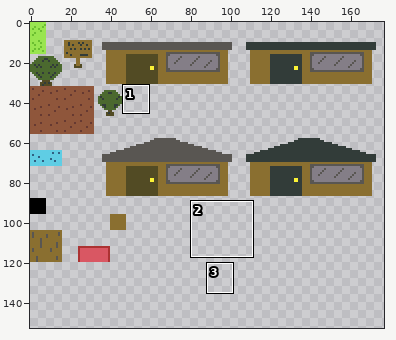
Pixel-art file: assets/gfx/tileset/scene_1.aseprite. The picture above shows the old version from afar; the outline marks the close-up.
Close-up. As it was:
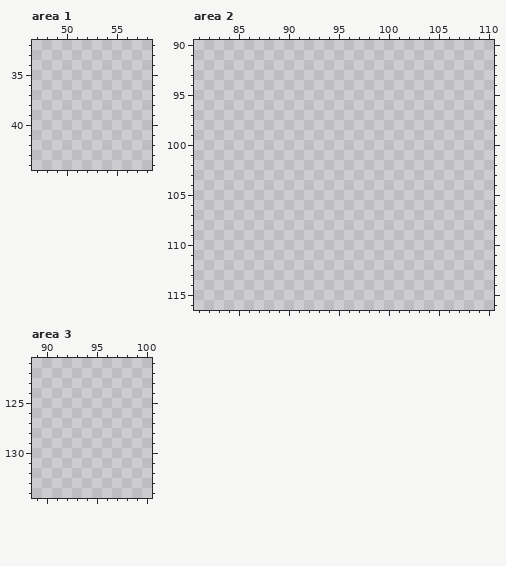
640x640 pixels, 1 frame. Shown: area 1: x 47..58, y 32..44; area 2: x 81..110, y 90..116; area 3: x 89..100, y 121..134. The wide view leaves out empty margins. The commit also changed other parts of the picture, which this record leaves out.
After:
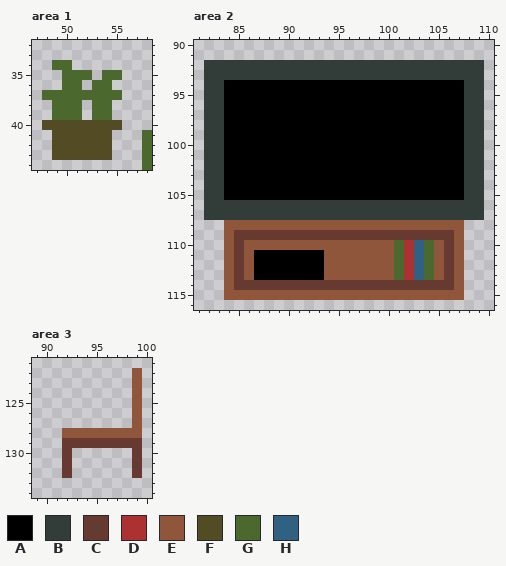
Palette (. is transparent): A #000000  B #323c39  C #663931  D #ac3232  E #8f563b  F #524b24  G #4b692f  H #306082
Diff:
Area 1:
Colour F is added in row 40 at x 48 to 55; in rows 41 to 43 at x 49 to 54.
Colour G is added in row 34 at x 49 to 50; in row 35 at x 50 to 52 and 54 to 55; in row 36 at x 50 to 51 and 53 to 54; in row 37 at x 48 to 55; in rows 38 to 39 at x 49 to 51 and 53 to 54; in rows 41 to 44 at x 58.
Area 2:
Colour A is added in rows 94 to 105 at x 84 to 107; in rows 111 to 113 at x 87 to 93.
Colour B is added in rows 92 to 93 at x 82 to 109; in rows 94 to 105 at x 82 to 83 and 108 to 109; in rows 106 to 107 at x 82 to 109.
Colour C is added in row 109 at x 85 to 106; in rows 110 to 113 at x 85 and 106; in row 114 at x 85 to 106.
Colour D is added in rows 110 to 113 at x 102.
Colour E is added in row 108 at x 84 to 107; in row 109 at x 84 and 107; in row 110 at x 84, 86 to 100, 105 and 107; in rows 111 to 113 at x 84, 86, 94 to 100, 105 and 107; in row 114 at x 84 and 107; in row 115 at x 84 to 107.
Colour G is added in rows 110 to 113 at x 101 and 104.
Colour H is added in rows 110 to 113 at x 103.
Area 3:
Colour C is added in row 129 at x 92 to 99; in rows 130 to 132 at x 92 and 99.
Colour E is added in rows 122 to 127 at x 99; in row 128 at x 92 to 99.
